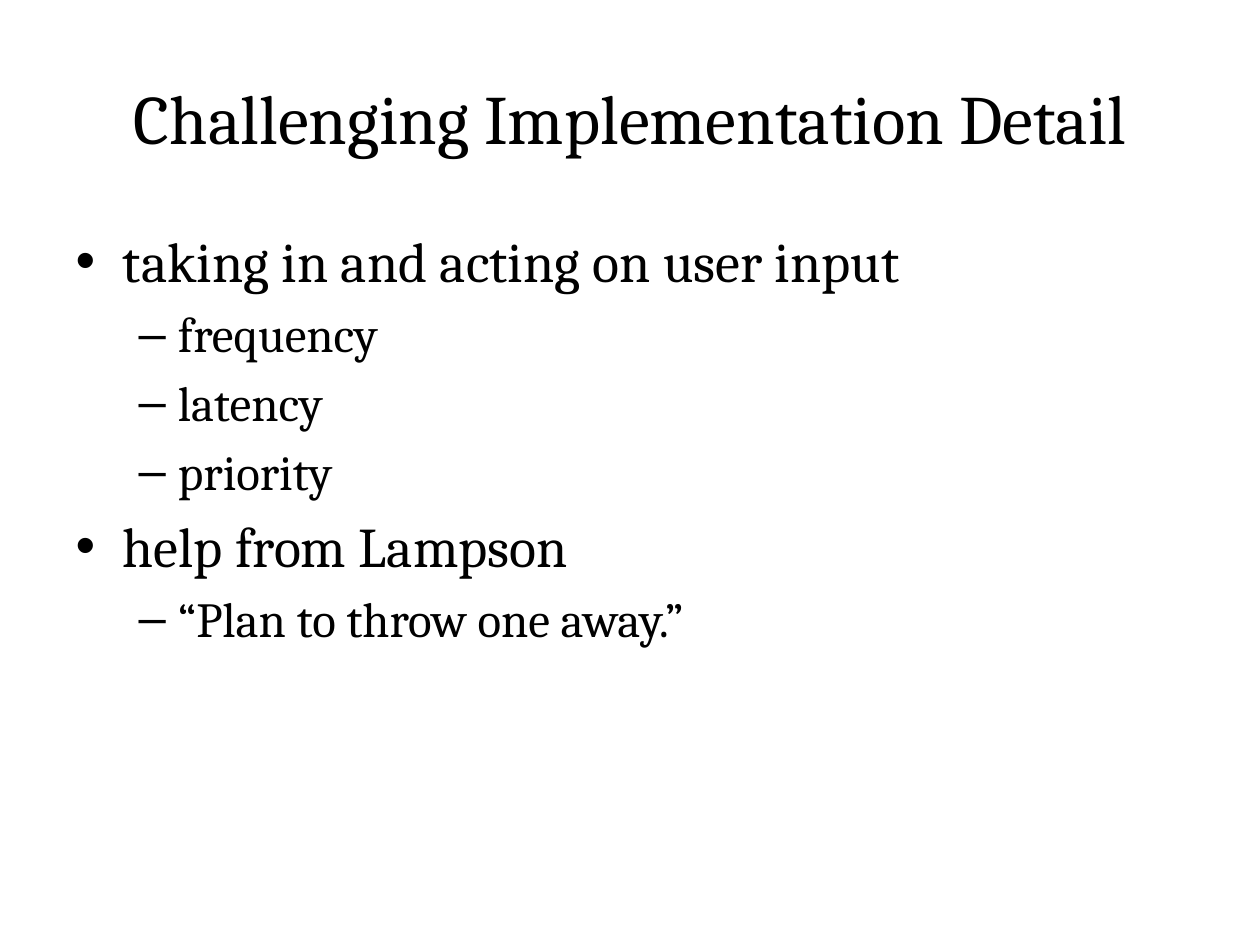
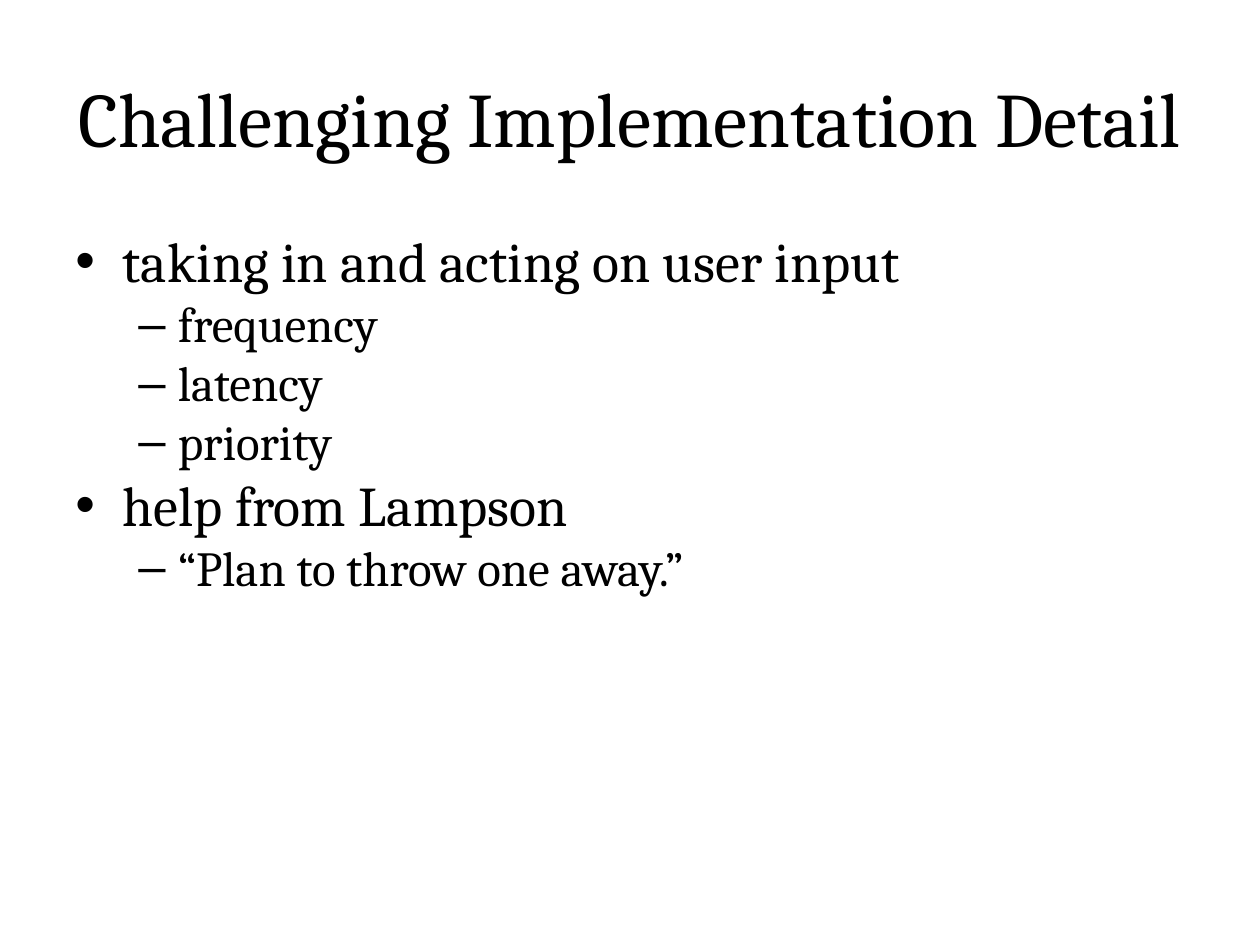
Before and after one commit to blinderm/game-of-life, a slide deck: slide 5 of presentation/CSC213_presentation.pptx. Drawn at 1260x945 pixels with LibreOffice and Linux fonts; fonts in the diff are those of the drawing. Boxes give left, top, right and bottom in pixels: in the first picture for what was removed or moved away, otherwise in the second. Text is boxed around its words. In the diff, an @@ line names an element or a change of style, - is before the commit and + after.

```diff
--- a/presentation/CSC213_presentation.pptx
+++ b/presentation/CSC213_presentation.pptx
@@ text "Challenging Implementation Detail" at [78,93,1180,163]: size 39.6 to 44 pt @@
@@ text "taking in and acting on ..." at [123,243,900,597]: indent changed; less space between paragraphs @@
```
Also in this commit, not shown: 7 other slides changed, 3 other files.
